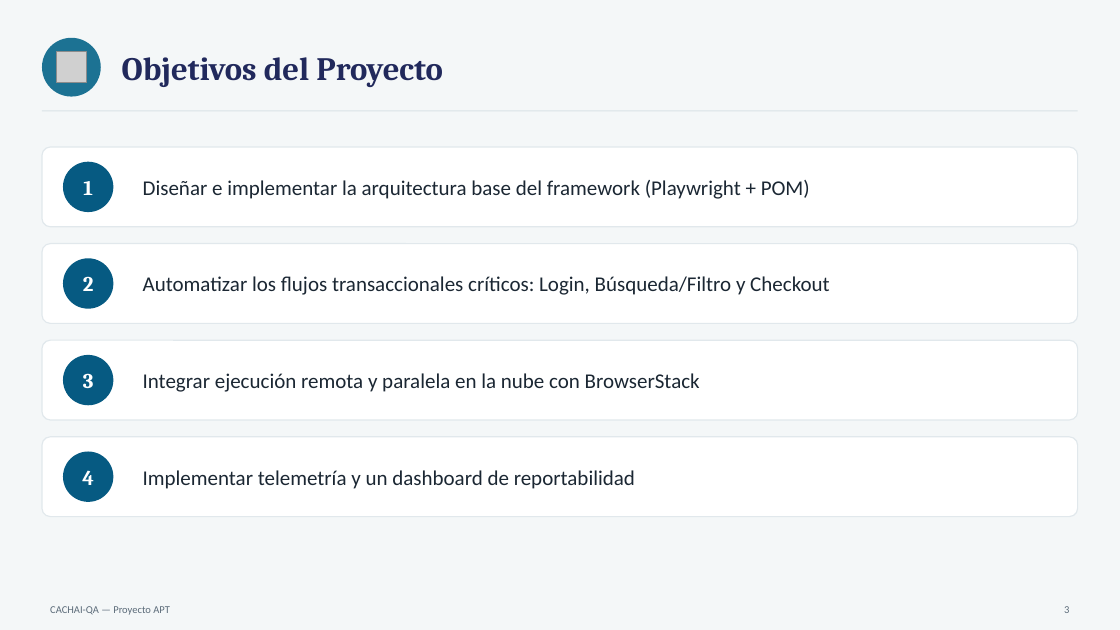
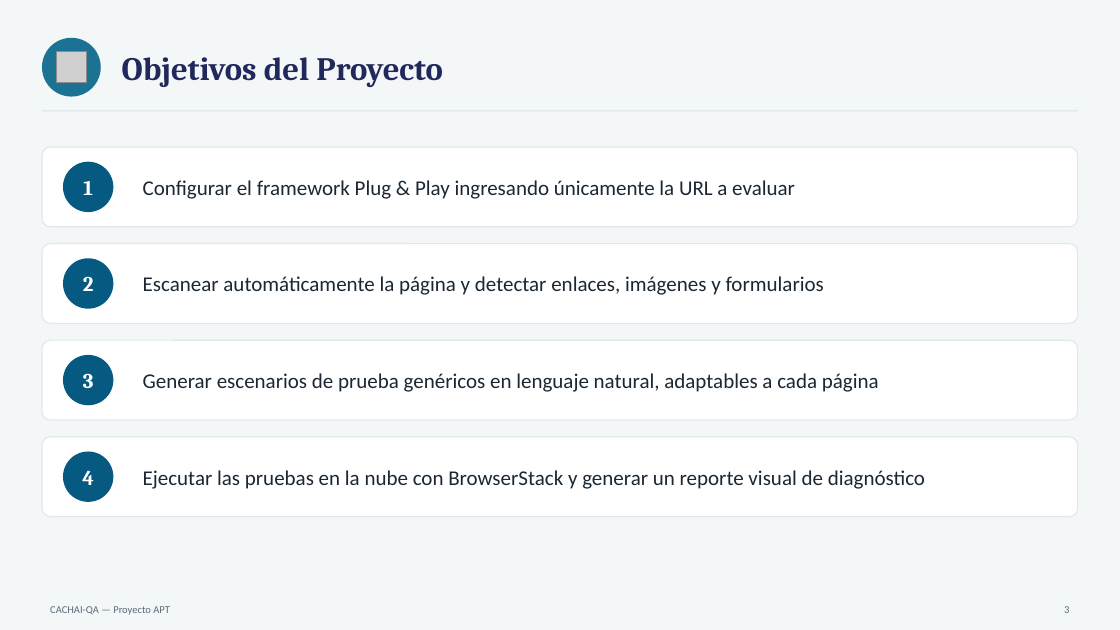
Before and after one commit to JoValdiviaMendoza/CACHAI-QA, a slide deck: slide 3 of Fase 1/Evidencias Grupales/Presentacion Proyecto.pptx. Drawn at 1120x630 pixels with LibreOffice and Linux fonts; fonts in the diff are those of the drawing; grey boxes stand for pictures. Boxes give left, top, right and bottom in pixels: in the first picture for what was removed or moved away, otherwise in the second. Text is boxed around its words. In the diff, an @@ line names an element or a change of style, - is before the commit and + after.

```diff
--- a/Fase 1/Evidencias Grupales/Presentacion Proyecto.pptx
+++ b/Fase 1/Evidencias Grupales/Presentacion Proyecto.pptx
@@ text at bbox=[143, 180, 795, 199]: text changed @@
-Diseñar e implementar la arquitectura base del framework (Playwright + POM)
+Configurar el framework Plug & Play ingresando únicamente la URL a evaluar
@@ text at bbox=[143, 276, 824, 295]: text changed @@
-Automatizar los flujos transaccionales críticos: Login, Búsqueda/Filtro y Checkout
+Escanear automáticamente la página y detectar enlaces, imágenes y formularios
@@ text at bbox=[143, 373, 879, 392]: text changed @@
-Integrar ejecución remota y paralela en la nube con BrowserStack
+Generar escenarios de prueba genéricos en lenguaje natural, adaptables a cada página
@@ text at bbox=[143, 470, 925, 489]: text changed @@
-Implementar telemetría y un dashboard de reportabilidad
+Ejecutar las pruebas en la nube con BrowserStack y generar un reporte visual de diagnóstico
```
Also in this commit, not shown: 12 other slides changed.
